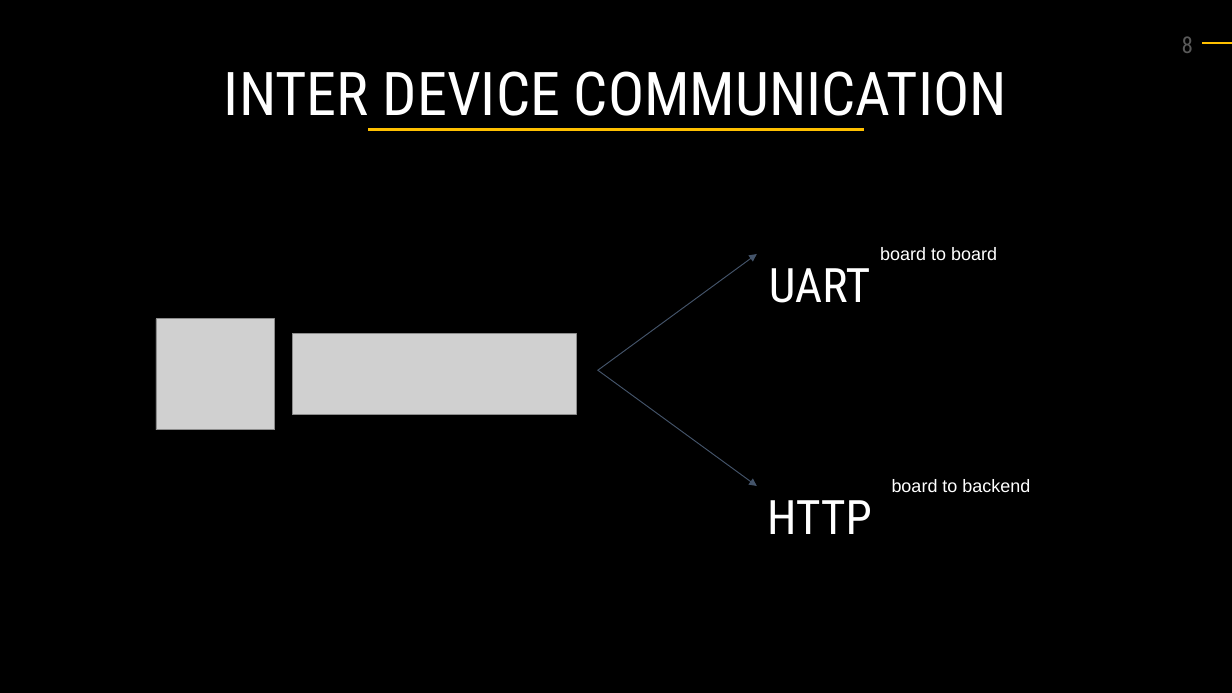
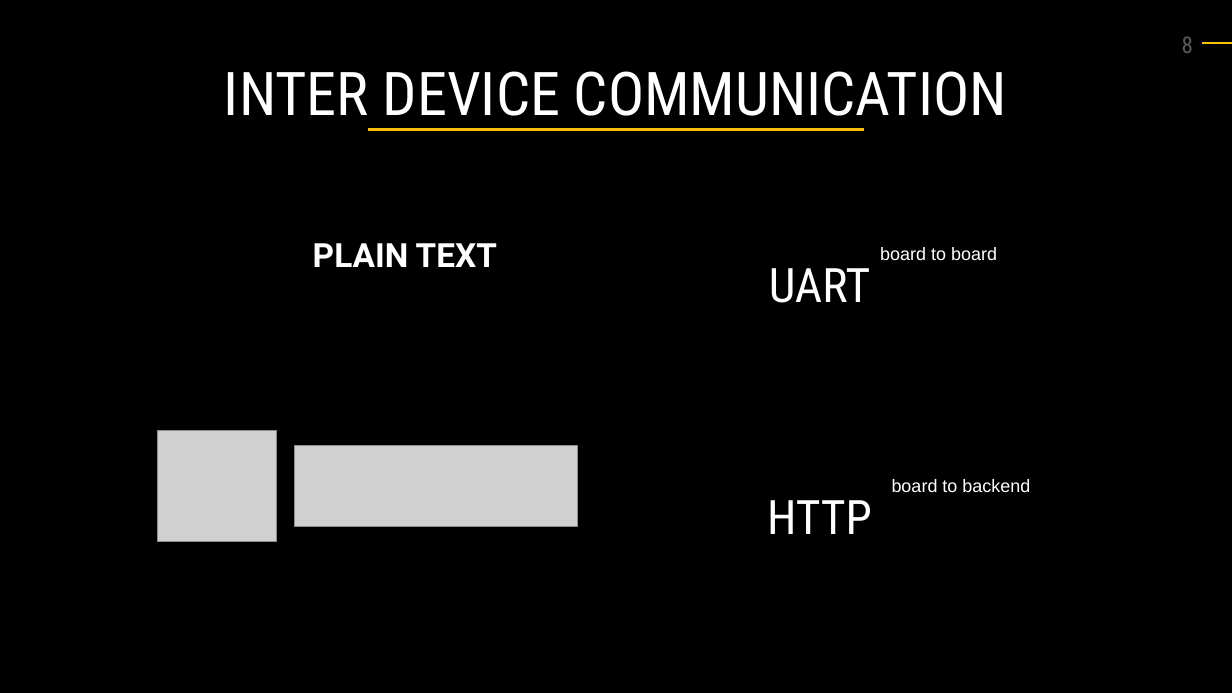
Before and after one commit to leonardopivetta/iot_laptiming, a slide deck: slide 8 of powerpoint/presentation.pptx. Drawn at 1232x693 pixels with LibreOffice and Linux fonts; fonts in the diff are those of the drawing; grey boxes stand for pictures. Boxes give left, top, right and bottom in pixels: in the first picture for what was removed or moved away, otherwise in the second. Text is boxed around its words. In the diff, an @@ line names an element or a change of style, - is before the commit and + after.

```diff
--- a/powerpoint/presentation.pptx
+++ b/powerpoint/presentation.pptx
@@ text added at <box>313,243,497,267</box>, 26 pt, text #FFFFFF, bold @@
+PLAIN TEXT
@@ arrow removed from (599, 370) to (757, 254) @@
@@ arrow removed from (598, 370) to (757, 486) @@
@@ picture: place and size @@
-picture at <box>156,319,274,430</box>
+picture at <box>158,431,276,542</box>
@@ picture: place and size @@
-picture at <box>292,334,576,415</box>
+picture at <box>294,445,578,527</box>
```
Also in this commit, not shown: 2 other slides changed, 1 slide added, 1 slide removed, 2 other files.
